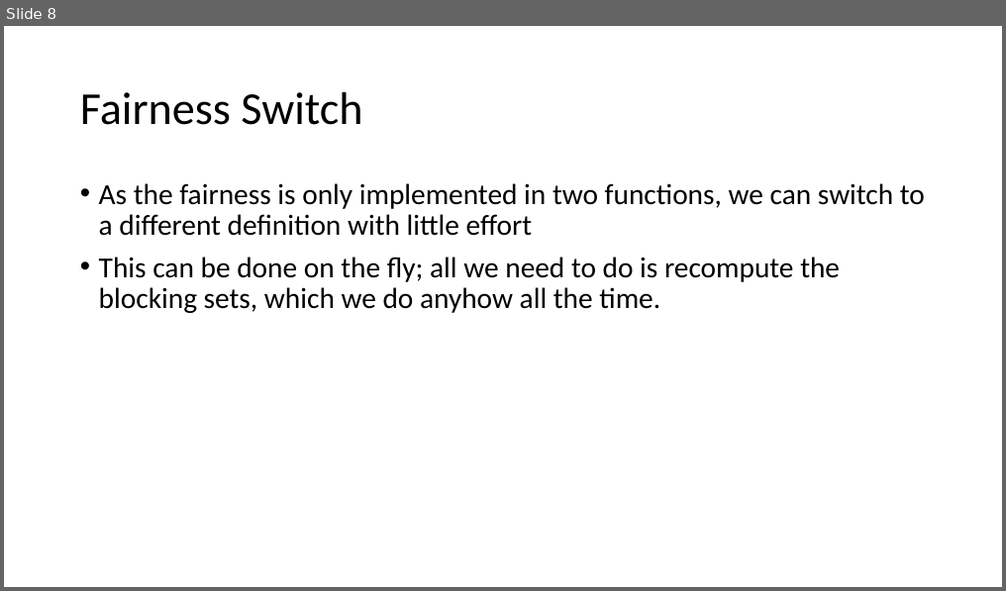
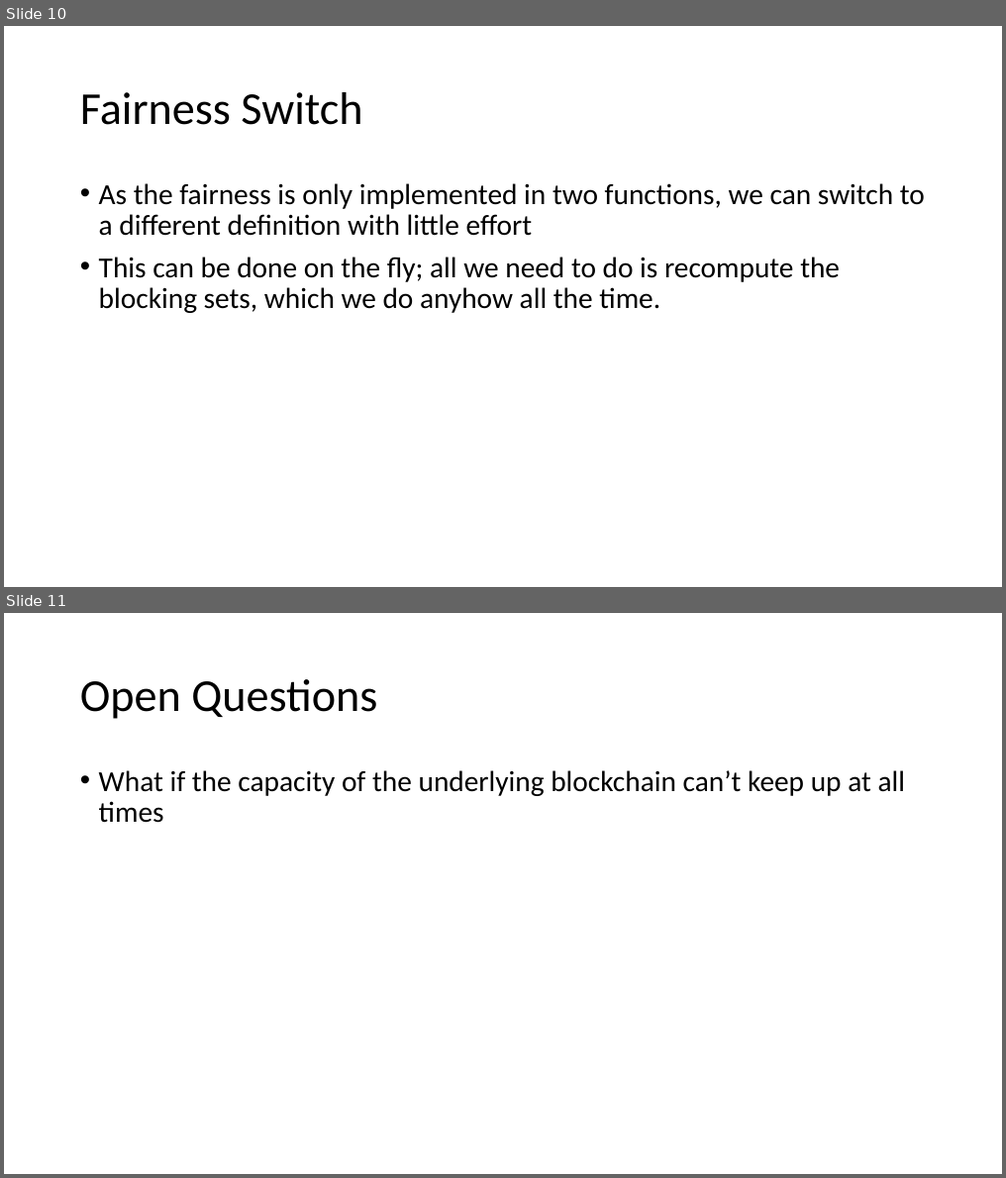
Before and after one commit to vegaprotocol/wendy, a slide deck: Wendy.pptx. Shown one above the other, each under a label of ours: slide 8 before the commit, slides 10 and 11 after it. The pictures are 1006x591 and 1006x1178 pixels, drawn with LibreOffice and Linux fonts; fonts in the diff are those of the drawing. Boxes give left, top, right and bottom in pixels: in the first picture for what was removed or moved away, otherwise in the second. Text is boxed around its words. In the diff, an @@ line names an element or a change of style, - is before the commit and + after.

```diff
--- a/Wendy.pptx
+++ b/Wendy.pptx
@@ slide 11 added at box(4, 613, 1002, 1174), background #FFFFFF @@
@@ title added at box(80, 679, 377, 719), 44 pt, text #000000 @@
+Open Questions
@@ text added at box(99, 770, 906, 823), 28 pt, text #000000 @@
+• What if the capacity of the underlying blockchain can’t keep up at all times
@@ what was slide 8 is now slide 10 @@
```
Also in this commit, not shown: 1 slide changed, 2 other slides added, 1 other file.
